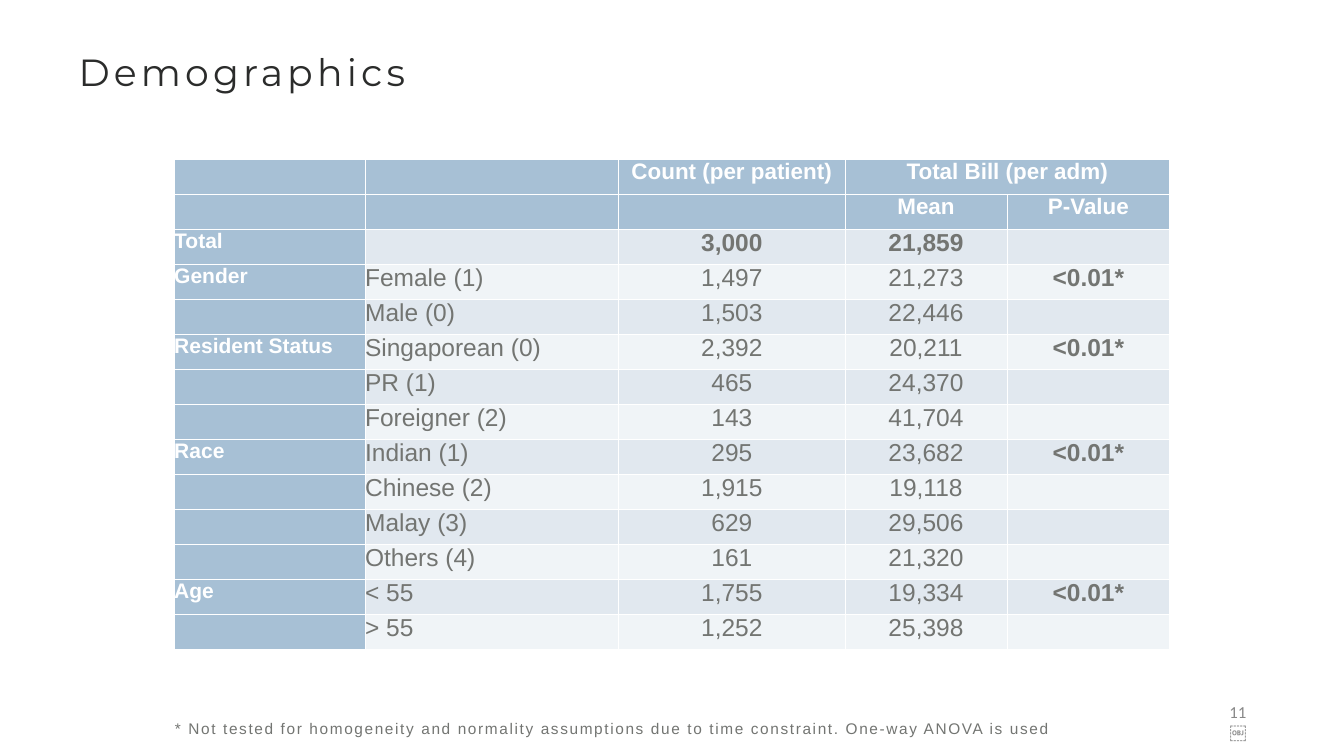
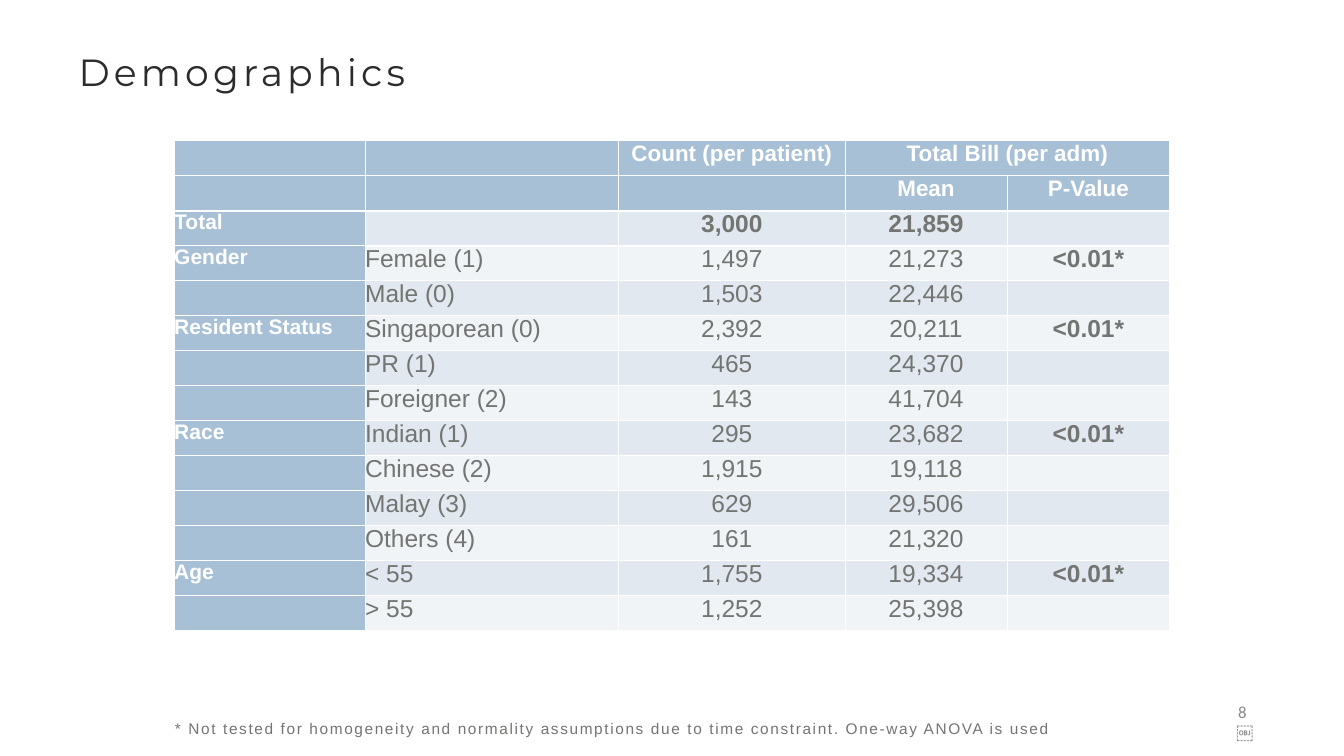
Before and after one commit to joannasyeow/Holmusk_Healthcare_Data, a slide deck: slide 8 of slides.pptx (slide 11 before the commit). Drawn at 1344x756 pixels with LibreOffice and Linux fonts; fonts in the diff are those of the drawing. Boxes give left, top, right and bottom in pixels: in the first picture for what was removed or moved away, otherwise in the second. Text is boxed around its words. In the diff, an @@ line names an element or a change of style, - is before the commit and + after.

```diff
--- a/slides.pptx
+++ b/slides.pptx
@@ table: place and size @@
-table at [174, 160, 1171, 723]
+table at [174, 141, 1171, 704]
@@ page number removed at [1229, 707, 1246, 718] @@
-11￼
@@ page number added at [1238, 706, 1247, 718], 24 pt, text #888888 @@
+8￼
```
Also in this commit, not shown: 22 other slides changed, 7 slides added, 10 slides removed, 13 other files.
